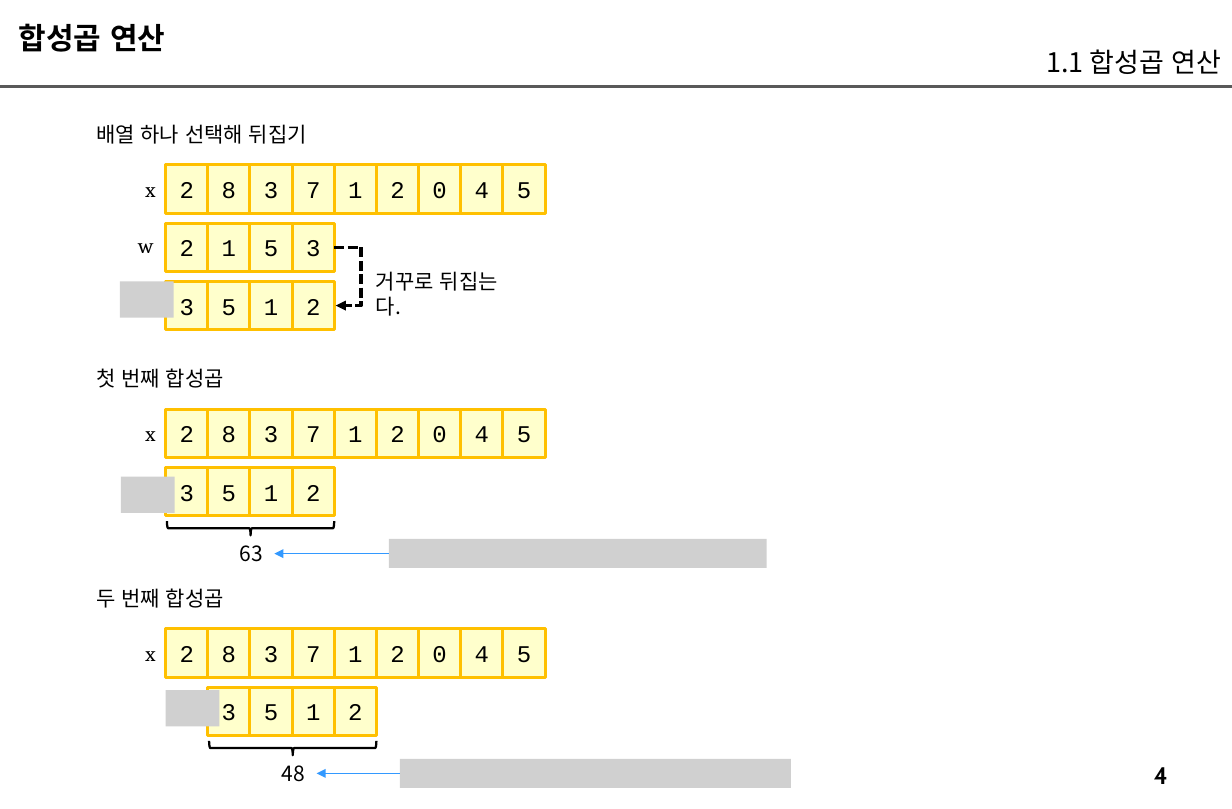
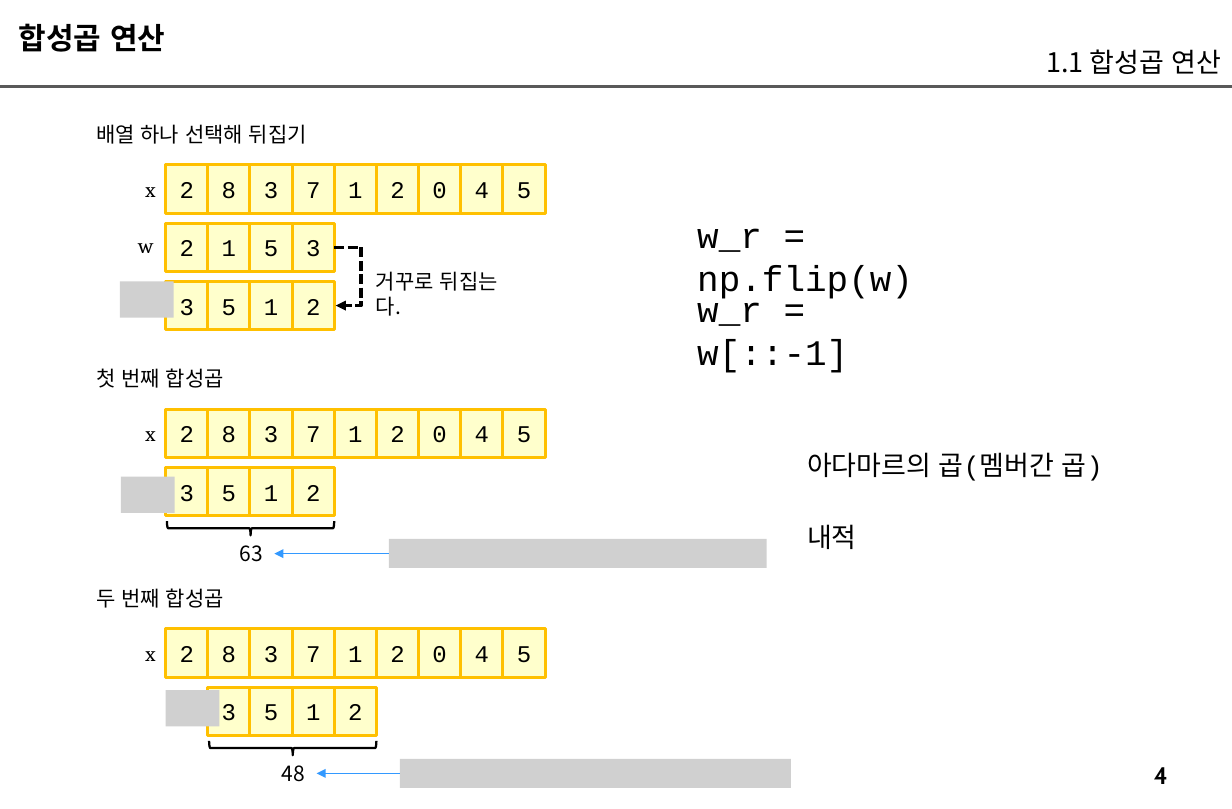
Before and after one commit to imguru-mooc/AI_CNN, a slide deck: slide 4 of CNN_판서.pptx. Drawn at 1232x809 pixels with LibreOffice and Linux fonts; fonts in the diff are those of the drawing; grey boxes stand for pictures. Boxes give left, top, right and bottom in pixels: in the first picture for what was removed or moved away, otherwise in the second. Text is boxed around its words. In the diff, an @@ line names an element or a change of style, - is before the commit and + after.

```diff
--- a/CNN_판서.pptx
+++ b/CNN_판서.pptx
@@ text added at (x1=697, y1=228, x2=913, y2=299), 24 pt, text #000000 @@
+w_r = np.flip(w)
@@ text added at (x1=697, y1=297, x2=848, y2=373), 24 pt, text #000000 @@
+w_r = w[::-1]
@@ text added at (x1=807, y1=452, x2=1103, y2=481), 18 pt, text #000000 @@
+아다마르의 곱(멤버간 곱)
@@ text added at (x1=807, y1=524, x2=857, y2=549), 18 pt, text #000000 @@
+내적
```
Also in this commit, not shown: 38 other slides changed, 98 slides added, 2 slides removed, 2 other files.
